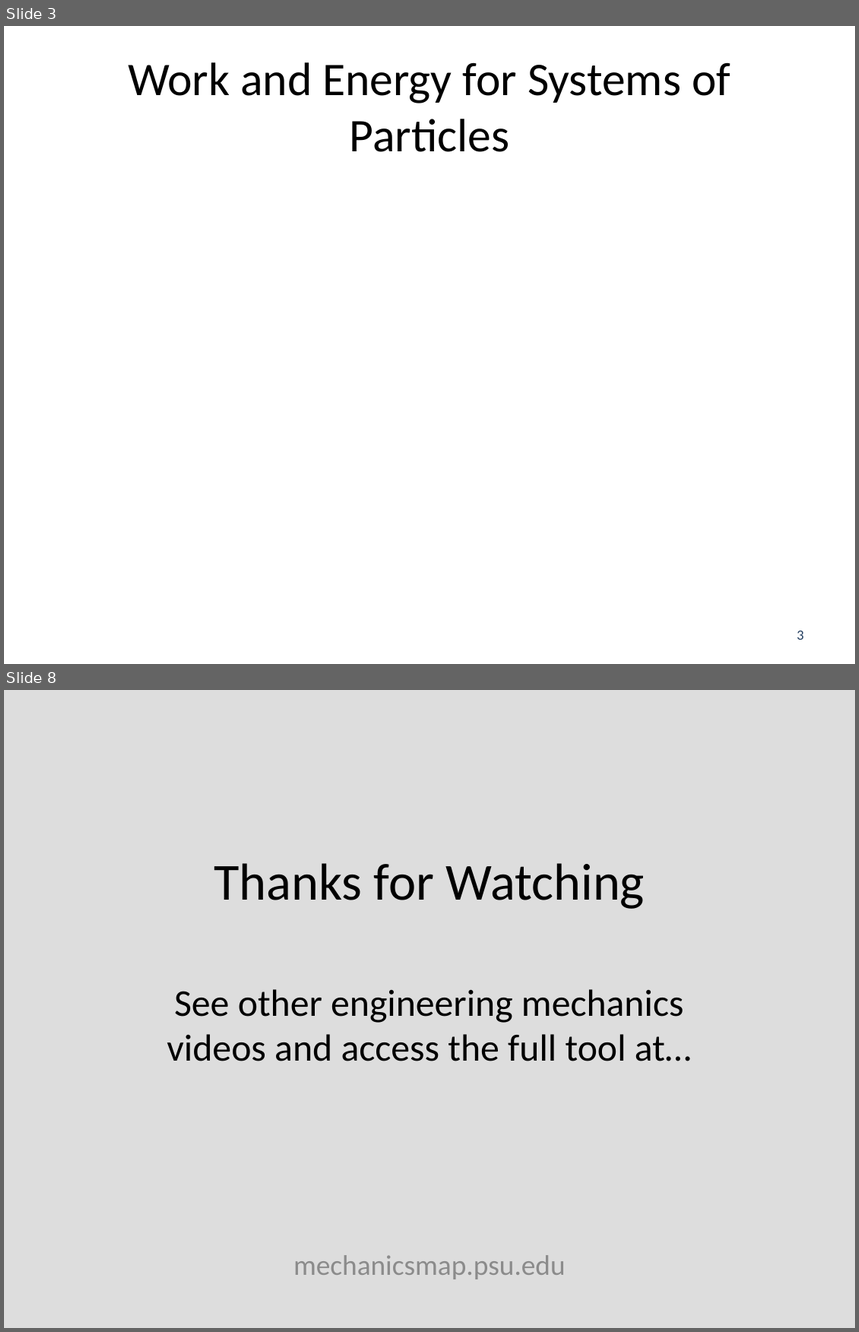
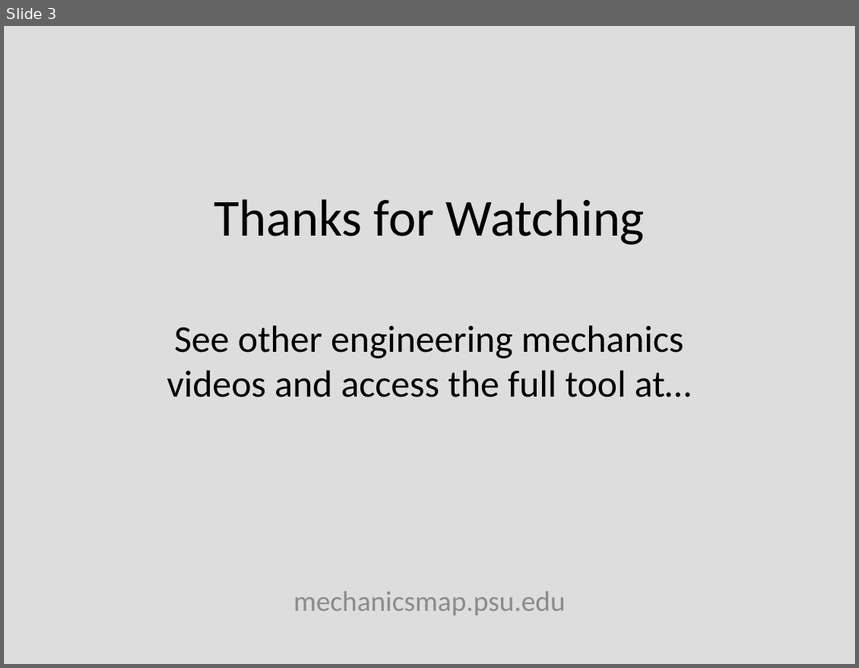
Before and after one commit to JacobMoore/mechanics_textbook, a slide deck: Lecture Slides/VideoLectureSlides/9.3.pptx. Shown one above the other, each under a label of ours: slides 3 and 8 before the commit, slide 3 after it; the slides between them are not shown. The pictures are 859x1332 and 859x668 pixels, drawn with LibreOffice and Linux fonts; fonts in the diff are those of the drawing; grey boxes stand for pictures; background and template pictures are left out. Boxes give left, top, right and bottom in pixels: in the first picture for what was removed or moved away, otherwise in the second. Text is boxed around its words. In the diff, an @@ line names an element or a change of style, - is before the commit and + after.

```diff
--- a/Lecture Slides/VideoLectureSlides/9.3.pptx
+++ b/Lecture Slides/VideoLectureSlides/9.3.pptx
@@ slide 3 removed at (x1=4, y1=26, x2=855, y2=664), background #FFFFFF @@
@@ title removed at (x1=128, y1=62, x2=731, y2=152) @@
-Work and Energy for Systems of Particles
@@ page number removed at (x1=797, y1=631, x2=804, y2=640) @@
-3
@@ what was slide 8 is now slide 3 @@
```
Also in this commit, not shown: 1 slide changed, 1 slide added, 7 other slides removed, 21 other files.
